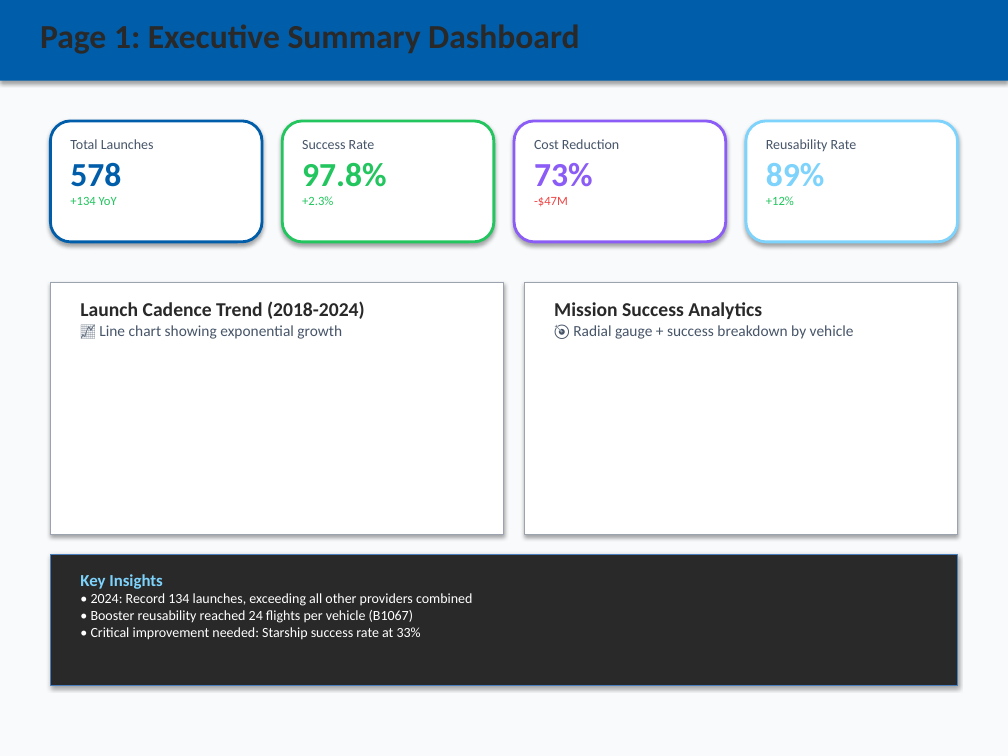
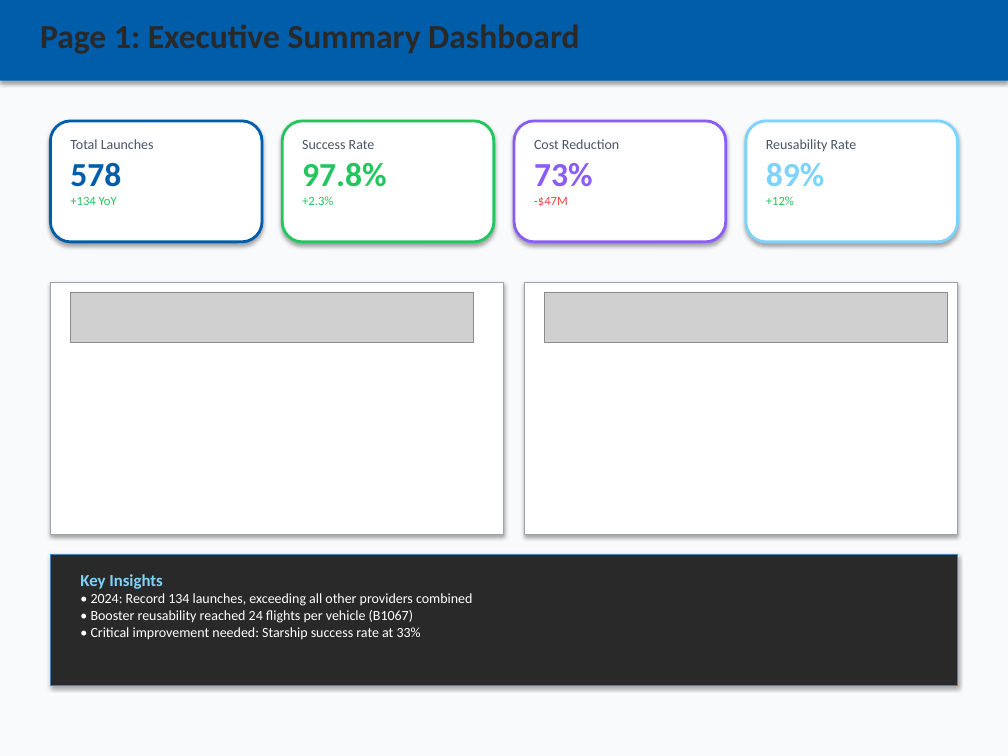
Before and after one commit to jsperson/newman_dataviz, a slide deck: slide 3 of module8/SpaceX_PowerBI_Dashboard_Design.pptx. Drawn at 1008x756 pixels with LibreOffice and Linux fonts; fonts in the diff are those of the drawing; grey boxes stand for pictures. Boxes give left, top, right and bottom in pixels: in the first picture for what was removed or moved away, otherwise in the second. Text is boxed around its words. In the diff, an @@ line names an element or a change of style, - is before the commit and + after.

```diff
--- a/module8/SpaceX_PowerBI_Dashboard_Design.pptx
+++ b/module8/SpaceX_PowerBI_Dashboard_Design.pptx
@@ picture added at box(71, 292, 474, 343) @@
@@ picture added at box(544, 292, 948, 343) @@
@@ text removed at box(80, 301, 365, 339) @@
-Launch Cadence Trend (2018-2024)
-📈 Line chart showing exponential growth
@@ text removed at box(554, 302, 854, 339) @@
-Mission Success Analytics
-🎯 Radial gauge + success breakdown by vehicle
```
Also in this commit, not shown: 2 other slides changed.
